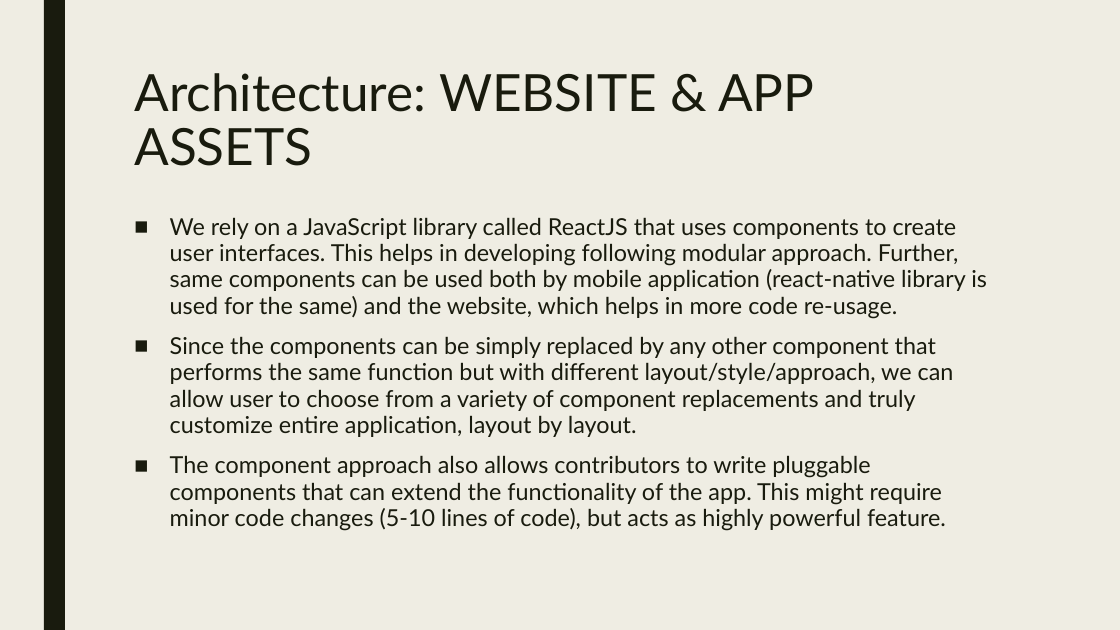
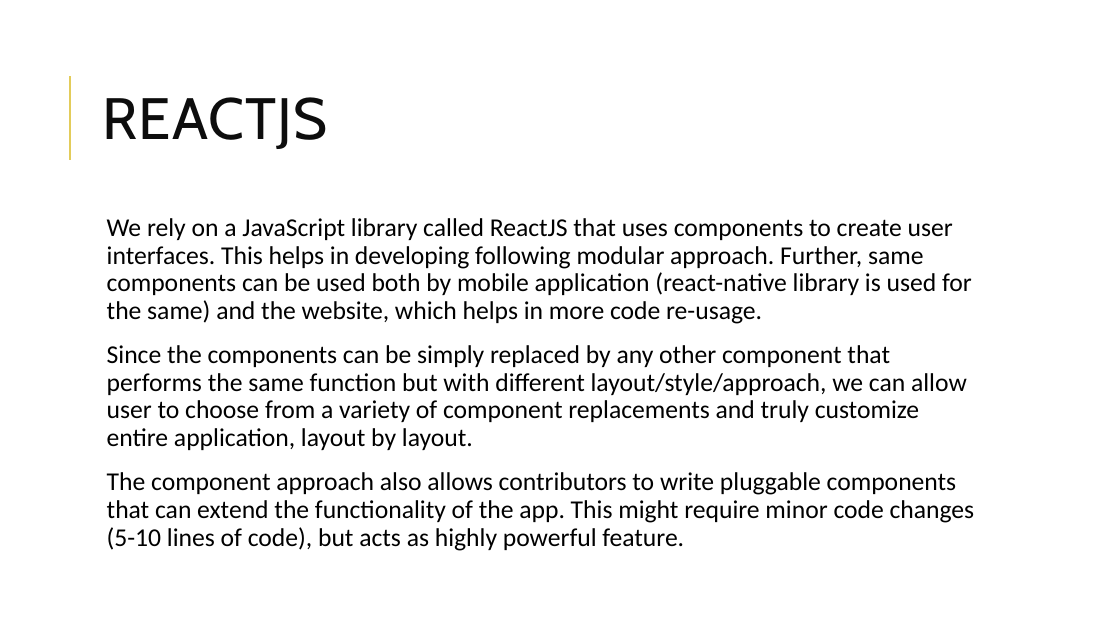
Before and after one commit to bogas04/MVP-Generator, a slide deck: slide 15 of docs/Final/Presentation.pptx (slide 20 before the commit). Drawn at 1120x630 pixels with LibreOffice and Linux fonts; fonts in the diff are those of the drawing. Boxes give left, top, right and bottom in pixels: in the first picture for what was removed or moved away, otherwise in the second. Text is boxed around its words. In the diff, an @@ line names an element or a change of style, - is before the commit and + after.

```diff
--- a/docs/Final/Presentation.pptx
+++ b/docs/Final/Presentation.pptx
@@ background #EFEDE3 to #FFFFFF @@
@@ rectangle removed at (44, 0, 65, 630) @@
@@ line added from (70, 160) to (70, 76), #E3CC5A 1.5 pt @@
@@ title removed at (134, 73, 814, 166) @@
-Architecture: WEBSITE & APP ASSETS
@@ title added at (102, 97, 327, 149), 50 pt, text #0D0D0D @@
+REACTJS
@@ text "We rely on a JavaScript ...": place and size @@
-text "We rely on a JavaScript ..." at (170, 217, 987, 531)
+text "We rely on a JavaScript ..." at (107, 218, 975, 551)
@@ text "We rely on a JavaScript ..." at (107, 218, 975, 551): size 20 to 22 pt, font Lato to Calibri, text colour #191B0E to #000000; bullet ■ to  ; line spacing 0.94 to 0.9; more space between paragraphs @@
```
Also in this commit, not shown: 13 other slides changed, 17 slides added, 13 slides removed, 1 other file.
